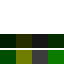
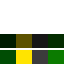
Revision of a layered 64 × 64 image; what changed, layer by layer:
painted on "Layer 8" over [16, 34, 32, 64]
